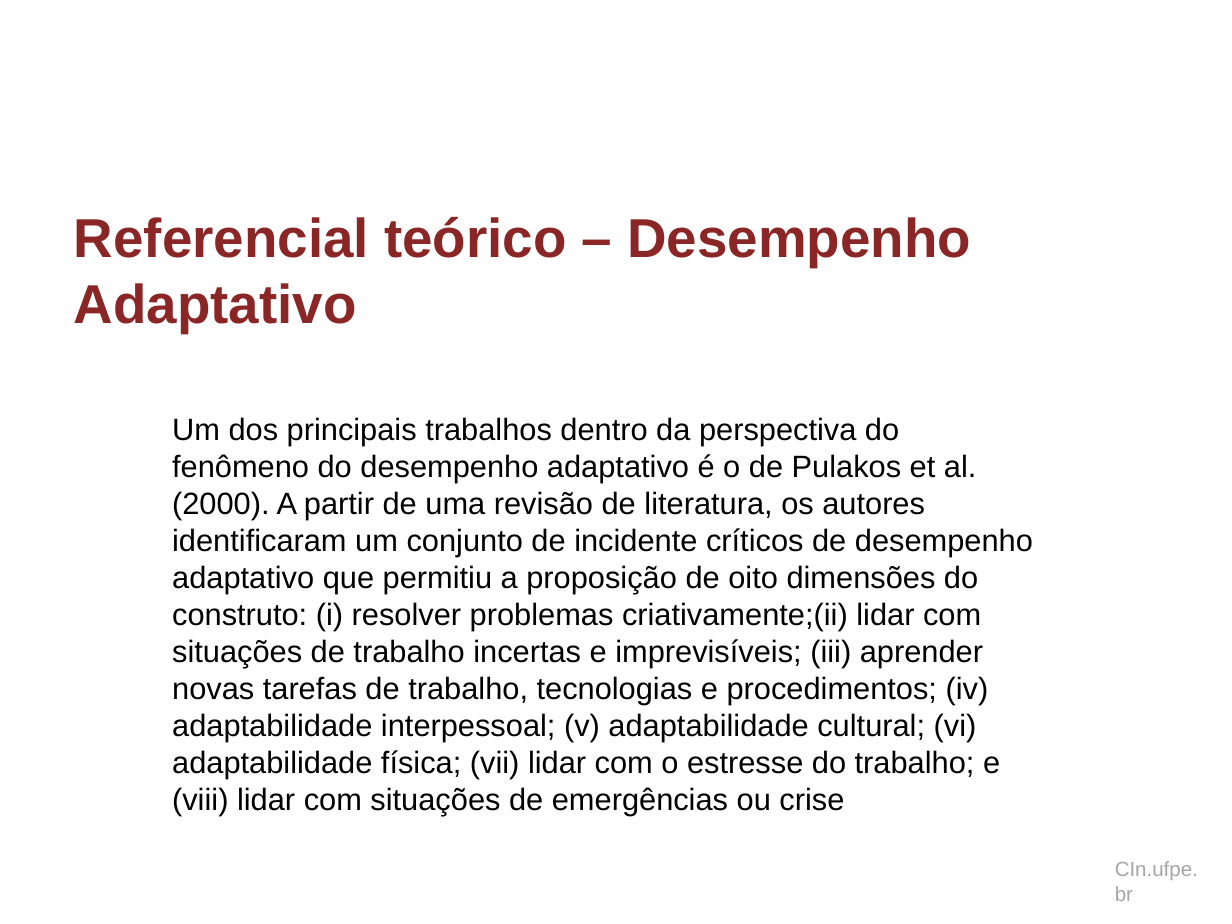
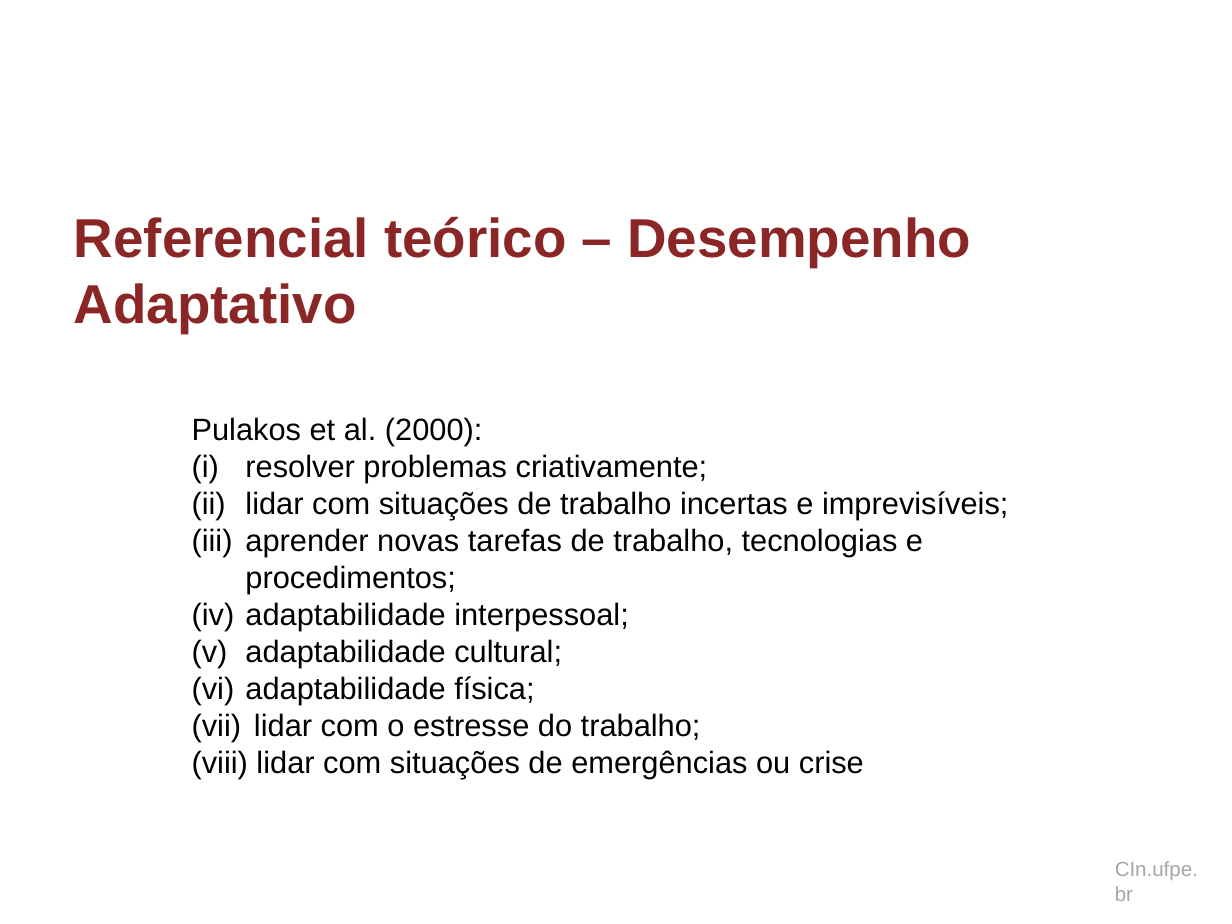
Before and after one commit to dan1lo/doutoradoR, a slide deck: slide 21 of apresentacao doutorado.pptx. Drawn at 1232x924 pixels with LibreOffice and Linux fonts; fonts in the diff are those of the drawing; background and template pictures are left out. Boxes give left, top, right and bottom in pixels: in the first picture for what was removed or moved away, otherwise in the second. Text is boxed around its words. In the diff, an @@ line names an element or a change of style, - is before the commit and + after.

Commit message:
ajustes na introducao
um conjunto de ajustes

```diff
--- a/apresentacao doutorado.pptx
+++ b/apresentacao doutorado.pptx
@@ text at <box>192,417,1008,778</box>: text changed @@
-Um dos principais trabalhos dentro da perspectiva do fenômeno do desempenho adaptativo é o de Pulakos et al. (2000). A partir de uma revisão de literatura, os autores identificaram um conjunto de incidente críticos de desempenho adaptativo que permitiu a proposição de oito dimensões do construto: (i) resolver problemas criativamente;(ii) lidar com situações de trabalho incertas e imprevisíveis; (iii) aprender novas tarefas de trabalho, tecnologias e procedimentos; (iv) adaptabilidade interpessoal; (v) adaptabilidade cultural; (vi) adaptabilidade física; (vii) lidar com o estresse do trabalho; e (viii) lidar com situações de emergências ou crise
+Pulakos et al. (2000):
+(i) resolver problemas criativamente;
+(ii) lidar com situações de trabalho incertas e imprevisíveis;
+(iii) aprender novas tarefas de trabalho, tecnologias e procedimentos;
+(iv) adaptabilidade interpessoal;
+(v) adaptabilidade cultural;
+(vi) adaptabilidade física;
+(vii) lidar com o estresse do trabalho;
+(viii) lidar com situações de emergências ou crise
```
Also in this commit, not shown: 13 other slides changed, 2 slides removed.
